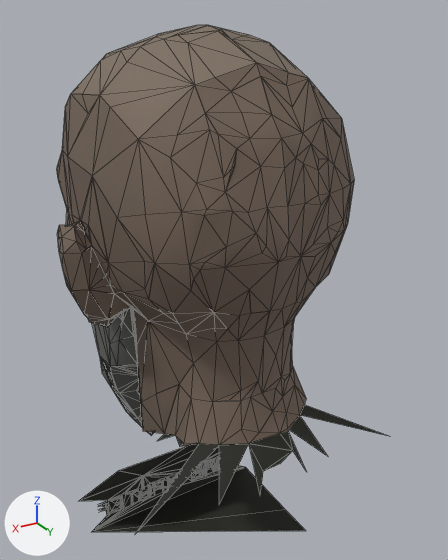
What one commit did to the Blender file Assets/Game/Meshy/DMHeadA/DM Head A.blend.
One viewpoint serves both versions: a camera (50 mm lens) standing at (0.897, 1.647, 0.979) and looking at (-0.129, -0.063, 0.125). Every picture has the same lights, and +X, +Y and +Z are marked at lower left. The older version comes first. Mesh edges are drawn as thin lines.

The first picture shows 'DM Head A'.
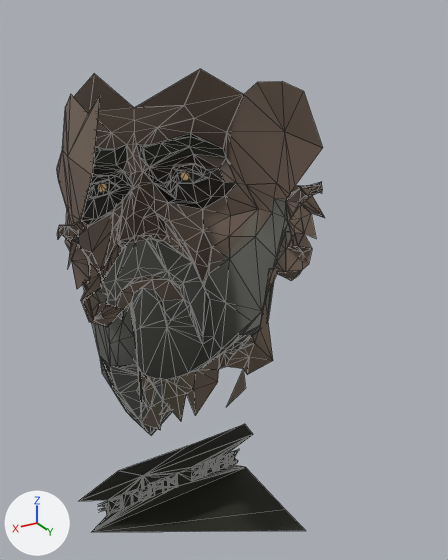
Changed parts and their boxes [x1, y1, x2, y2] in the pictures (448 x 560 px):
```json
{"object": "DM Head A", "change": "reshaped", "before": [57, 25, 388, 532], "after": [57, 69, 325, 532], "on screen": "19% narrower, 9% shorter"}
{"part": 1, "of": "me_mesh_0", "change": "deleted", "before": [59, 25, 388, 532], "on screen": "brown"}
{"part": 2, "of": "me_mesh_0", "change": "cut back", "before": [58, 25, 354, 422], "after": [65, 81, 325, 422]}
```

Scene script edits in JSON lines:
```json
{"block": "me_mesh_0", "where": "# used by ob_dm_head_a; location = (0.0, 0.0, 0.0)"}
{"op": "remove", "block": "me_mesh_0", "code": "me_mesh_0.from_pydata(...)  # 3443 vertices, 2348 faces; spans x -0.52..0.48, y -0.63..0.49, z -0.95..0.95"}
{"op": "add", "block": "me_mesh_0", "code": "me_mesh_0.from_pydata(...)  # 2839 vertices, 1757 faces; spans x -0.46..0.47, y -0.63..0.17, z -0.95..0.81"}
{"block": "me_mesh_0", "change": "me_mesh_0 part 1: 50 loose pieces with 372 vertices, spanning x -0.52..0.48, y -0.2..0.49, z -0.38..0.95, are deleted"}
{"block": "me_mesh_0", "change": "me_mesh_0 part 2"}
{"block": "me_mesh_0", "change": "232 vertices are removed from x -0.48..0.48, y -0.35..0.48, z -0.18..0.95"}
{"block": "me_mesh_0", "change": "315 faces are deleted"}
{"block": "me_mesh_0", "change": "30 new faces join them"}
```
